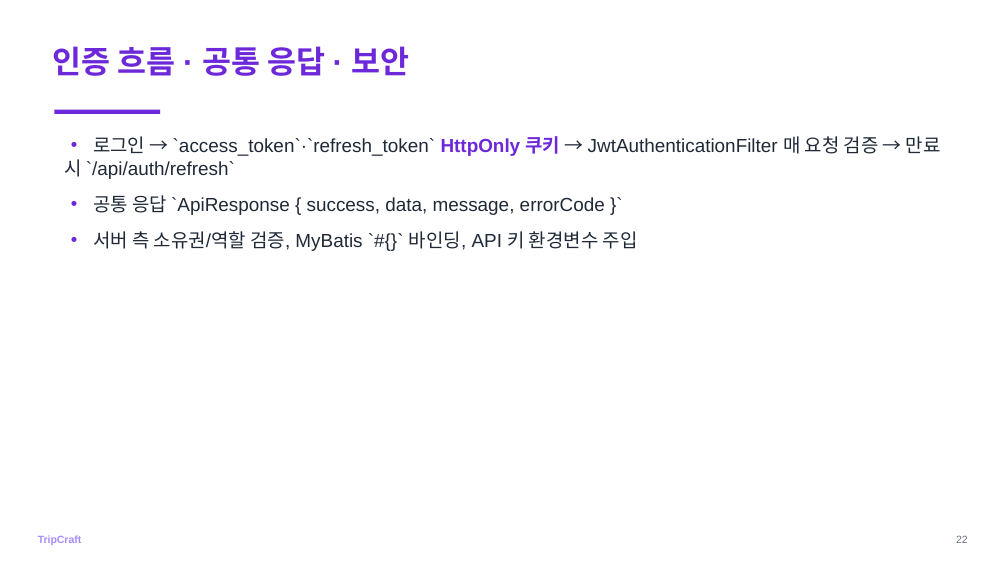
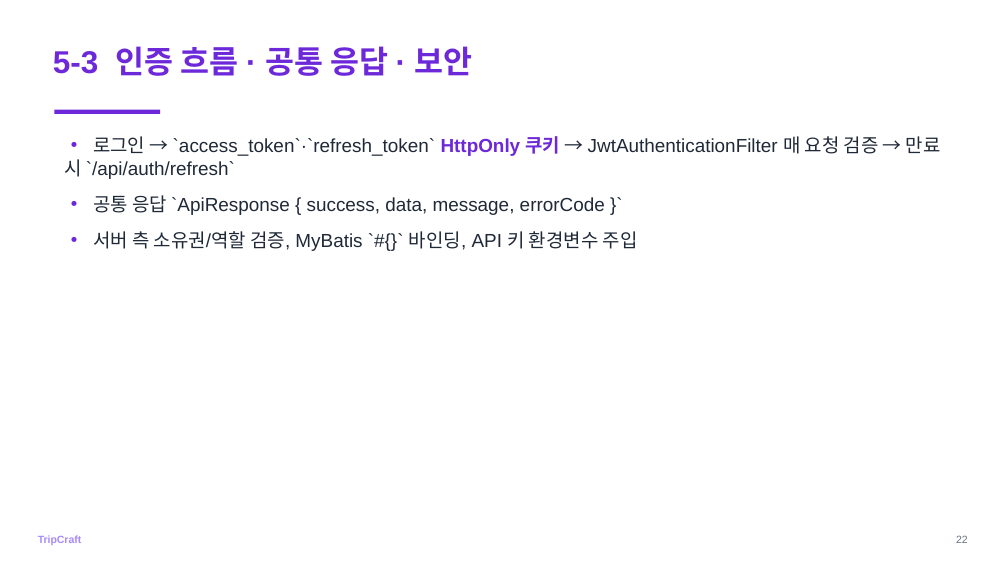
Before and after one commit to DreamingGenie/TripCraft, a slide deck: slide 28 of docs/06_submission/ppt/발표.pptx (slide 27 before the commit). Drawn at 1008x567 pixels with LibreOffice and Linux fonts; fonts in the diff are those of the drawing. Boxes give left, top, right and bottom in pixels: in the first picture for what was removed or moved away, otherwise in the second. Text is boxed around its words. In the diff, an @@ line names an element or a change of style, - is before the commit and + after.

```diff
--- a/docs/06_submission/ppt/발표.pptx
+++ b/docs/06_submission/ppt/발표.pptx
@@ text at box(53, 46, 473, 76): text changed @@
-인증 흐름 · 공통 응답 · 보안
+5-3 인증 흐름 · 공통 응답 · 보안
```
Also in this commit, not shown: 40 other slides changed, 9 slides added, 2 other files.
